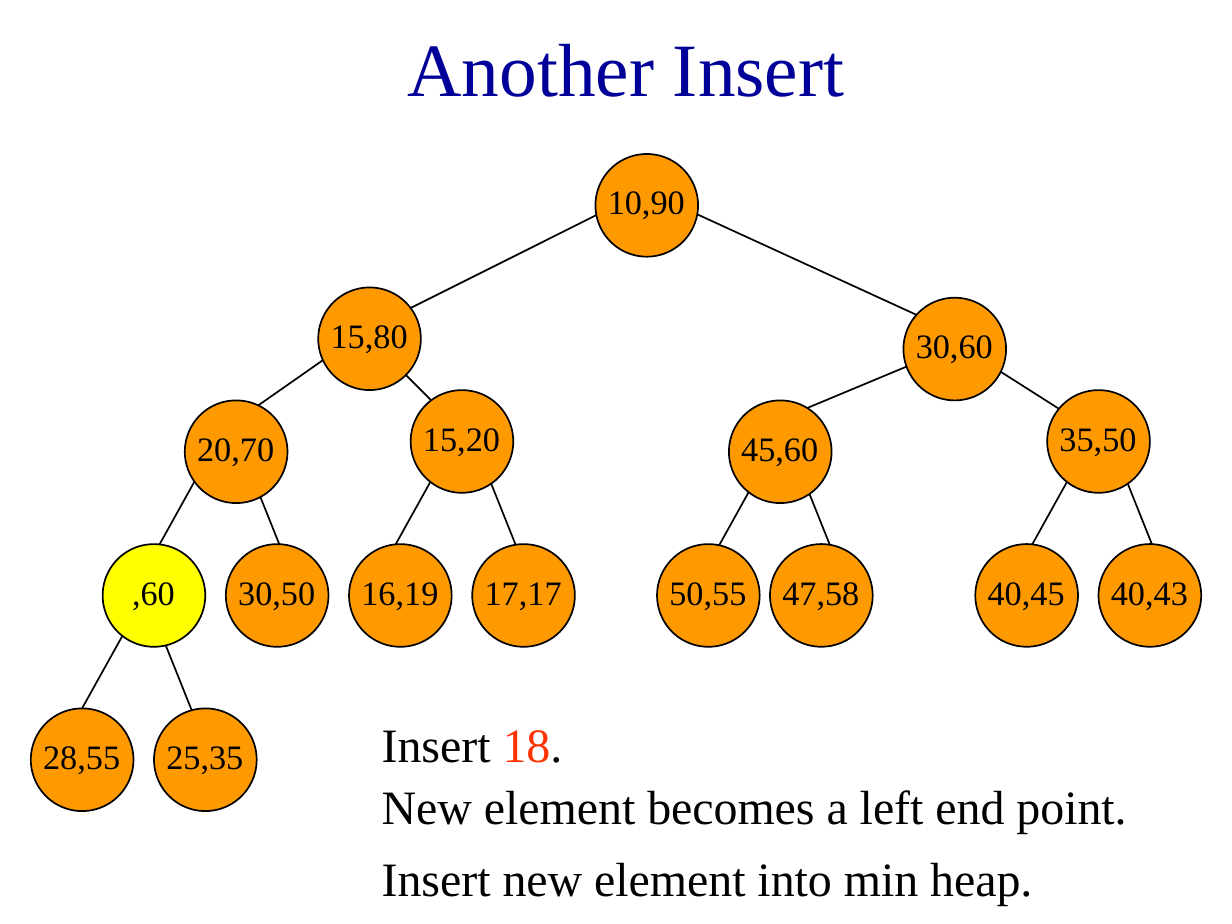
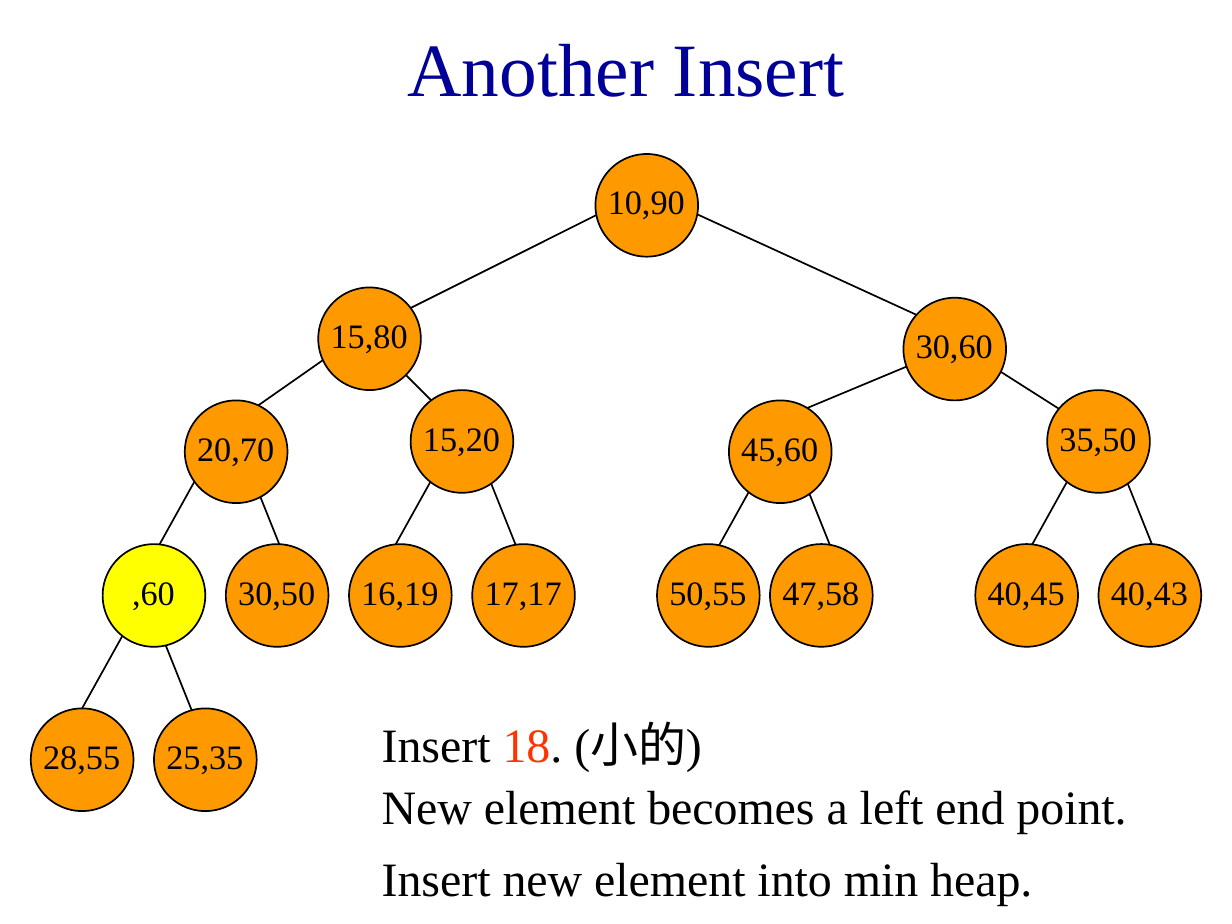
Before and after one commit to weberlu88/2020-NCU-CS-DataStructure, a slide deck: slide 7 of PPT/chap9-doubled ended heap.ppt. Drawn at 1232x924 pixels with LibreOffice and Linux fonts; fonts in the diff are those of the drawing. Boxes give left, top, right and bottom in pixels: in the first picture for what was removed or moved away, otherwise in the second. Text is boxed around its words. In the diff, an @@ line names an element or a change of style, - is before the commit and + after.

```diff
--- a/PPT/chap9-doubled ended heap.ppt
+++ b/PPT/chap9-doubled ended heap.ppt
@@ text at <box>382,725,702,772</box>: text changed @@
-Insert 18.
+Insert 18. (小的)
```
Also in this commit, not shown: 3 other slides changed.
